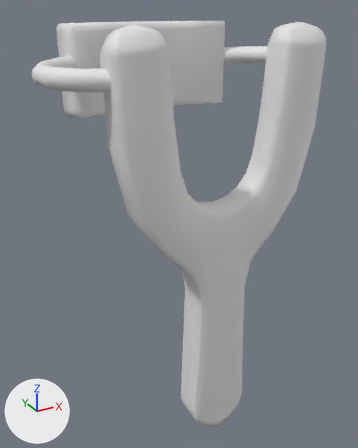
The FBX model HomeWrecker/Assets/Art/Weapons/Slingshot.fbx as it was, and as the next commit left it.
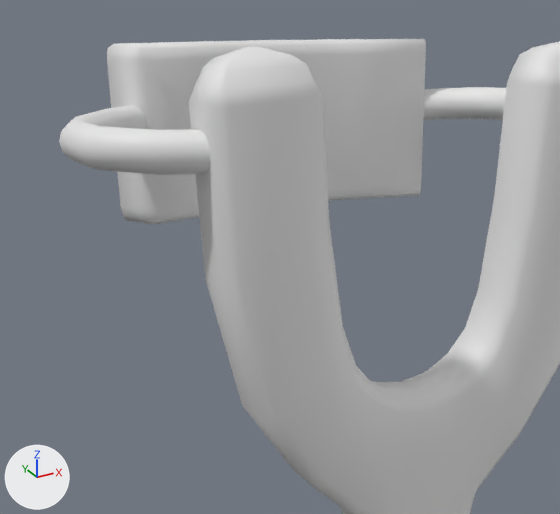
Each version appears first whole from a 50 mm camera at (-1.06, -0.378, 0.494) aimed at (-0.784, 0.124, 0.243), and next in a close-up on the part from 0% to 83% of the width and 0% to 61% of the height. Lighting does not change. The marker at lower left points along +X, +Y and +Z. Where no turn or scale is listed for an object, it has been applied to the vertices.

Script lines for the objects in view, before the commit:
```python
me_cube = bpy.data.meshes.new('Cube')
me_cube.from_pydata(...)  # 702 vertices, 716 faces; spans x -0.17..0.137, y -0.022..0.173, z -0.133..0.356
ob_cube = bpy.data.objects.new('Cube', me_cube)
ob_cube.location = (-0.78, 0.0437, 0.1238)
```
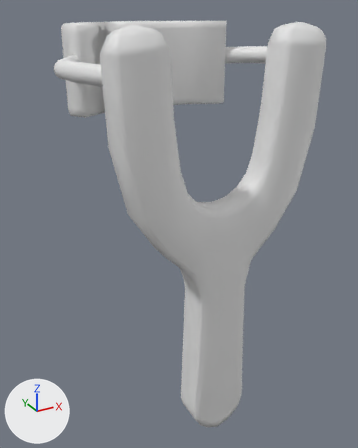
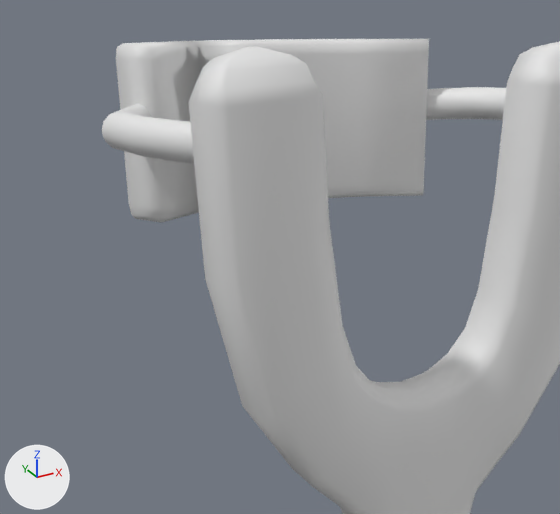
Where the newer file only moved an object's origin or applied its transform, the numbers keep the older frame.

What differs and where, as boxes [x1, y1, x2, y2] in the close-ups (560 x 514 px):
'Cube', reshaped: before [59, 39, 560, 514]; after [102, 39, 560, 514]
part 1 of me_cube, rebuilt: before [107, 39, 426, 225]; after [116, 39, 429, 222]
part 2 of me_cube, cut back: before [59, 88, 448, 175]; after [127, 88, 448, 164]

Diff of the bpy script that builds the scene:
```diff
--- a/HomeWrecker/Assets/Art/Weapons/Slingshot.fbx.py
+++ b/HomeWrecker/Assets/Art/Weapons/Slingshot.fbx.py
@@ me_cube @@
 # used by ob_cube; location = (-0.78, 0.0437, 0.1238)
-me_cube.from_pydata(...)  # 702 vertices, 716 faces; spans x -0.17..0.137, y -0.022..0.173, z -0.133..0.356
+me_cube.from_pydata(...)  # 690 vertices, 705 faces; spans x -0.139..0.137, y -0.022..0.188, z -0.133..0.356
+# me_cube part 1: the loose piece of 60 vertices spanning x -0.118..0.097, y 0.124..0.173, z 0.253..0.354 is rebuilt with 72 vertices and now spans x -0.112..0.106, y 0.127..0.188, z 0.253..0.354
+# me_cube part 2
+# 48 vertices are removed from x -0.17..-0.093, y -0.017..0.062, z 0.301..0.322
+# 48 faces are deleted
+# 19 vertices in x 0.022..0.049, y 0.143..0.169, z 0.292..0.315 move by (0.015, 0.005, 0.0)
+# 10 vertices in x 0.022..0.049, y 0.141..0.167, z 0.297..0.314 move by (0.016, 0.005, 0.0)
+# 6 vertices in x 0.076..0.082, y 0.134..0.151, z 0.301..0.32 move by (0.005, 0.006, 0.0)
+# 4 vertices in x -0.001..0.0, y 0.162..0.167, z 0.296..0.31 move by (-0.01, 0.011, 0.0)
+# 4 vertices in x 0.022..0.049, y 0.15..0.163, z 0.297..0.312 move by (0.015, 0.006, 0.0)
+# 4 vertices in x 0.094..0.097, y 0.142..0.147, z 0.304..0.321 move by (0.004, 0.003, 0.0)
+# 97 vertices move from x -0.158..0.096, y 0.085..0.17, z 0.293..0.322 to x -0.139..0.101, y 0.063..0.179, z 0.293..0.322
+# 19 vertices are added at x -0.124..-0.084, y -0.001..0.042, z 0.301..0.321
+# 5 new vertices lie (0.022, -0.036, 0.0) away from vertices in x -0.124..-0.115, y 0.033..0.038, z 0.301..0.321
+# 24 new faces join them
```
